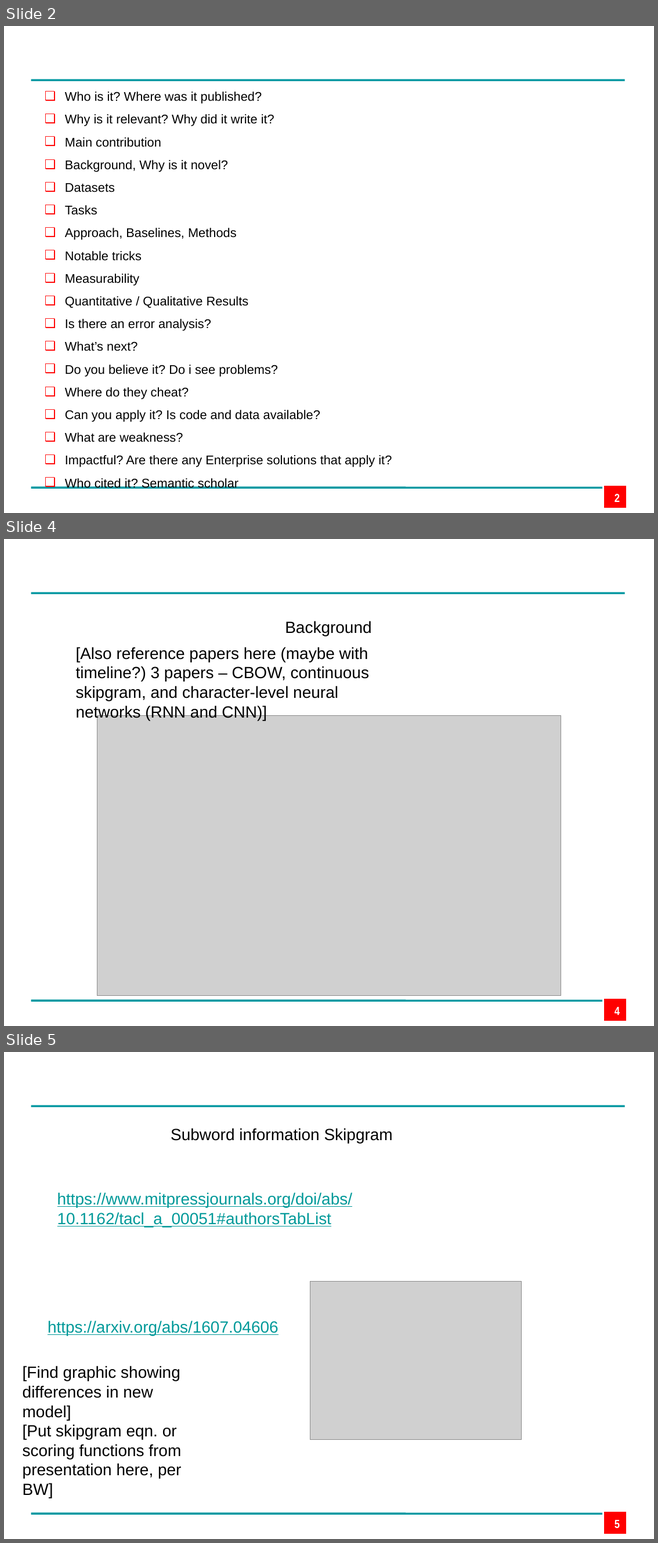
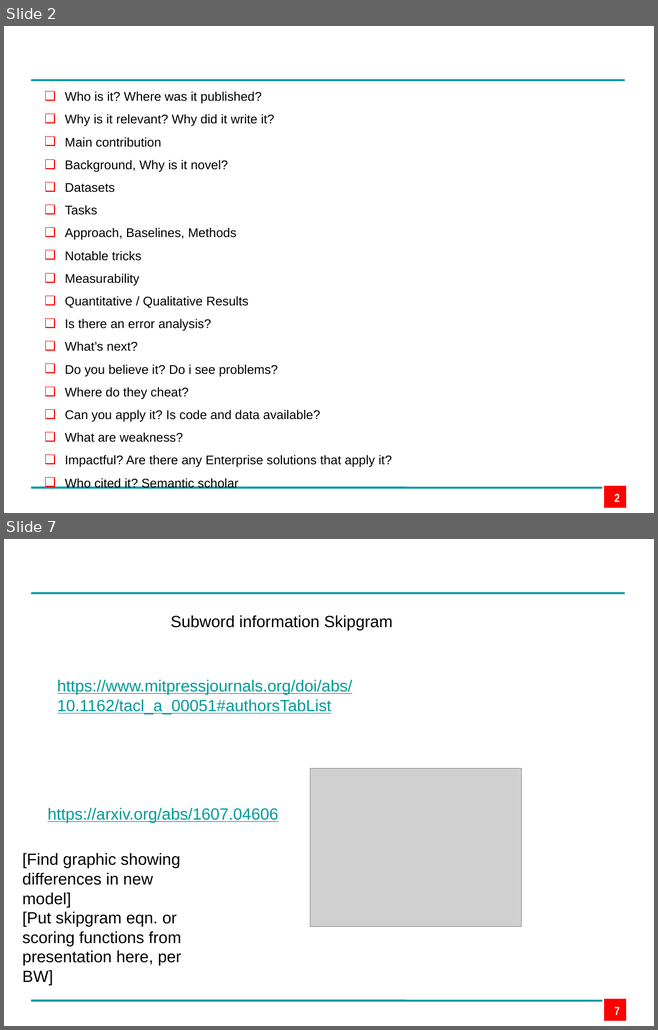
Before and after one commit to edpape007/NLP, a slide deck: Presentation_Subword.pptx. Shown one above the other, each under a label of ours: slides 2, 4 and 5 before the commit, slides 2 and 7 after it; the slides between them are not shown. The pictures are 658x1543 and 658x1030 pixels, drawn with LibreOffice and Linux fonts; fonts in the diff are those of the drawing; grey boxes stand for pictures; background and template pictures are left out. Boxes give left, top, right and bottom in pixels: in the first picture for what was removed or moved away, otherwise in the second. Text is boxed around its words. In the diff, an @@ line names an element or a change of style, - is before the commit and + after.

```diff
--- a/Presentation_Subword.pptx
+++ b/Presentation_Subword.pptx
@@ slide 4 removed at (4,539,654,1026), background #FFFFFF; not listed: 3 template elements that a slide beside it also shows @@
@@ text removed at (285,621,371,636) @@
-Background
@@ text removed at (76,647,369,721) @@
-[Also reference papers here (maybe with timeline?) 3 papers – CBOW, continuous skipgram, and character-level neural networks (RNN and CNN)]
@@ picture removed at (97,716,561,995) @@
@@ page number removed at (614,1007,619,1015) @@
-4
@@ what was slide 5 is now slide 7 @@
@@ page number at (614,1007,619,1015): text changed @@
-5
+7
```
Also in this commit, not shown: 1 slide changed, 8 slides added, 2 other slides removed, 55 other files.
